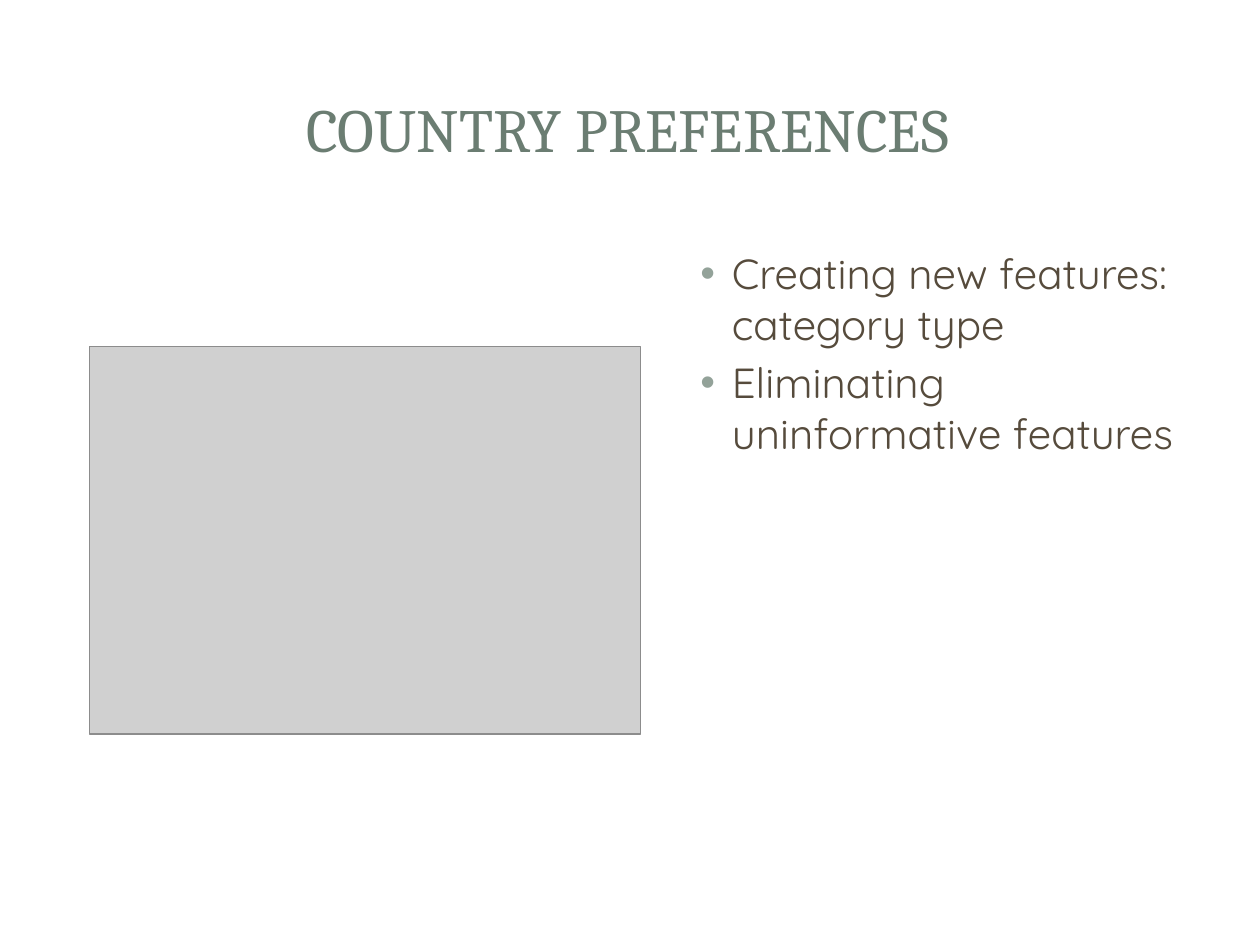
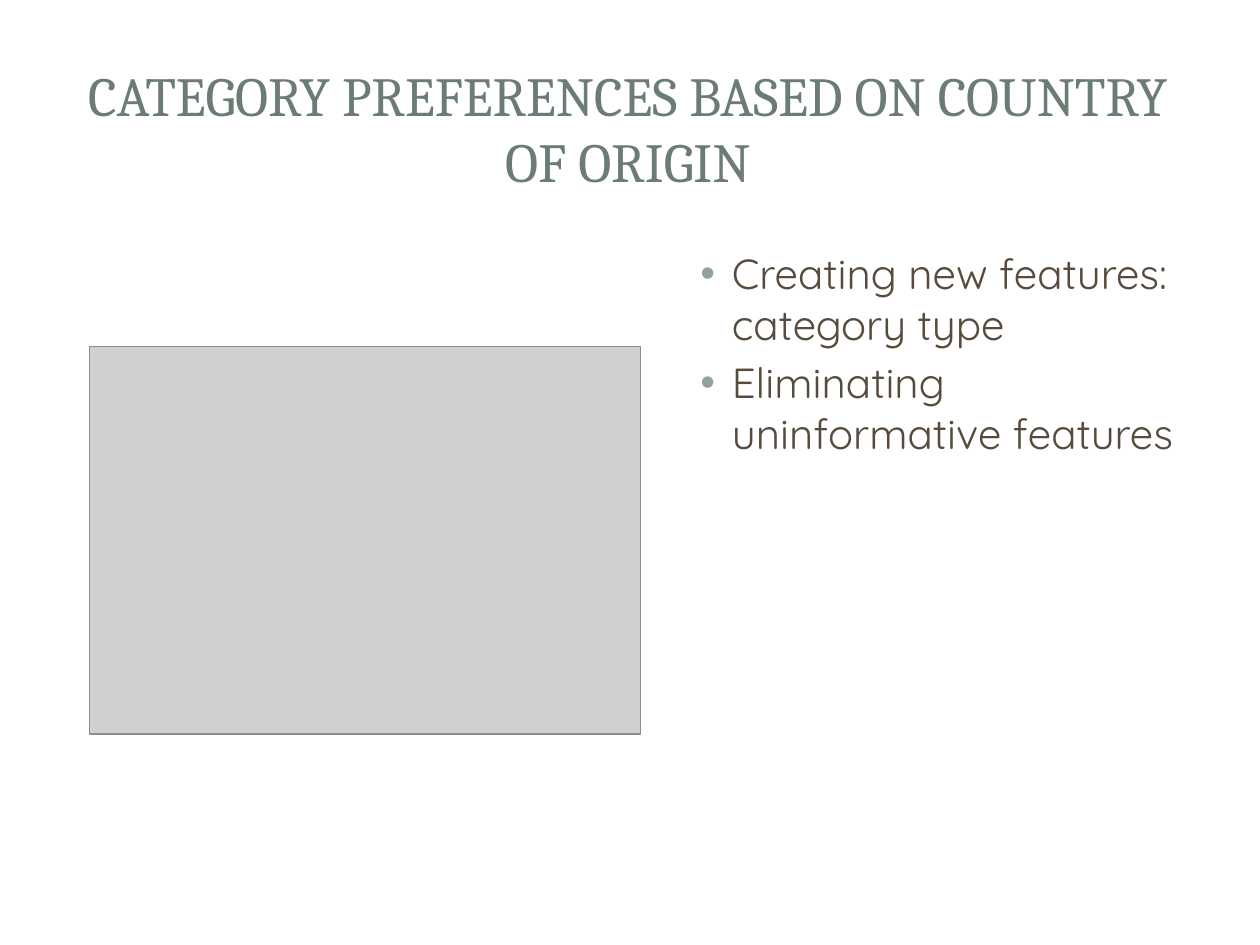
Before and after one commit to vlcekl/ds-crowdfunding, a slide deck: slide 11 of reports/crowdfunding_slidedeck.pptx. Drawn at 1260x945 pixels with LibreOffice and Linux fonts; fonts in the diff are those of the drawing; grey boxes stand for pictures; background and template pictures are left out. Boxes give left, top, right and bottom in pixels: in the first picture for what was removed or moved away, otherwise in the second. Text is boxed around its words. In the diff, an @@ line names an element or a change of style, - is before the commit and + after.

```diff
--- a/reports/crowdfunding_slidedeck.pptx
+++ b/reports/crowdfunding_slidedeck.pptx
@@ title at [88,79,1168,183]: text changed; size 35 to 31.5 pt @@
-COUNTRY PREFERENCES
+CATEGORY PREFERENCES BASED ON COUNTRY OF ORIGIN
```
Also in this commit, not shown: 8 other slides changed.
